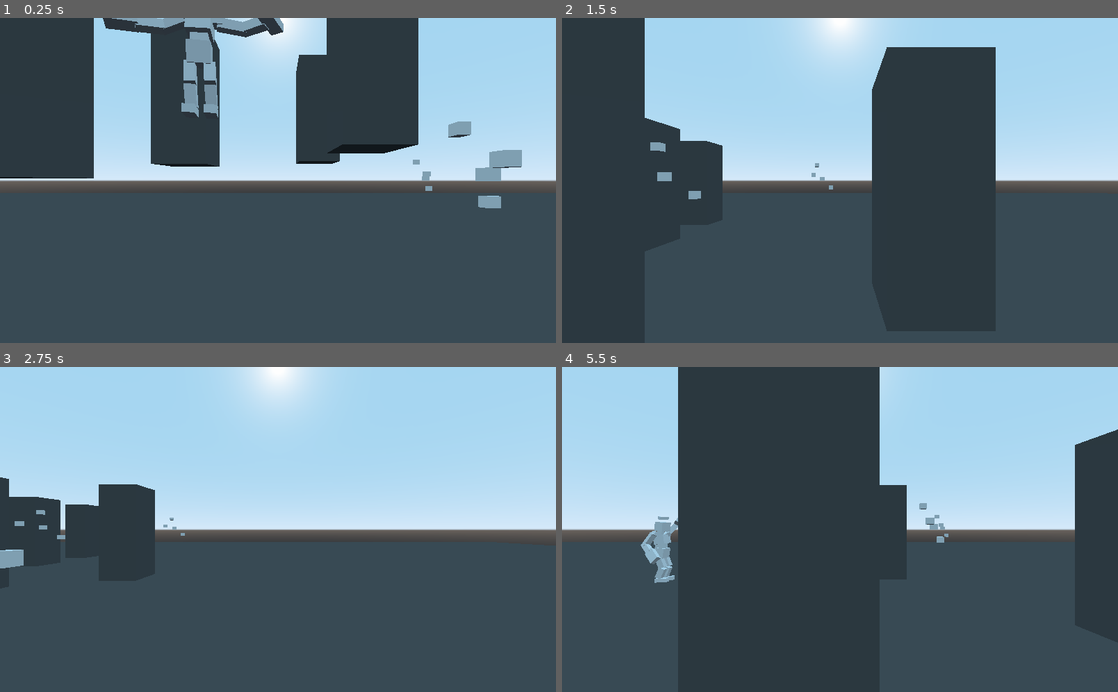
Above: before the commit, frames 1-4 (two rows, left to right).
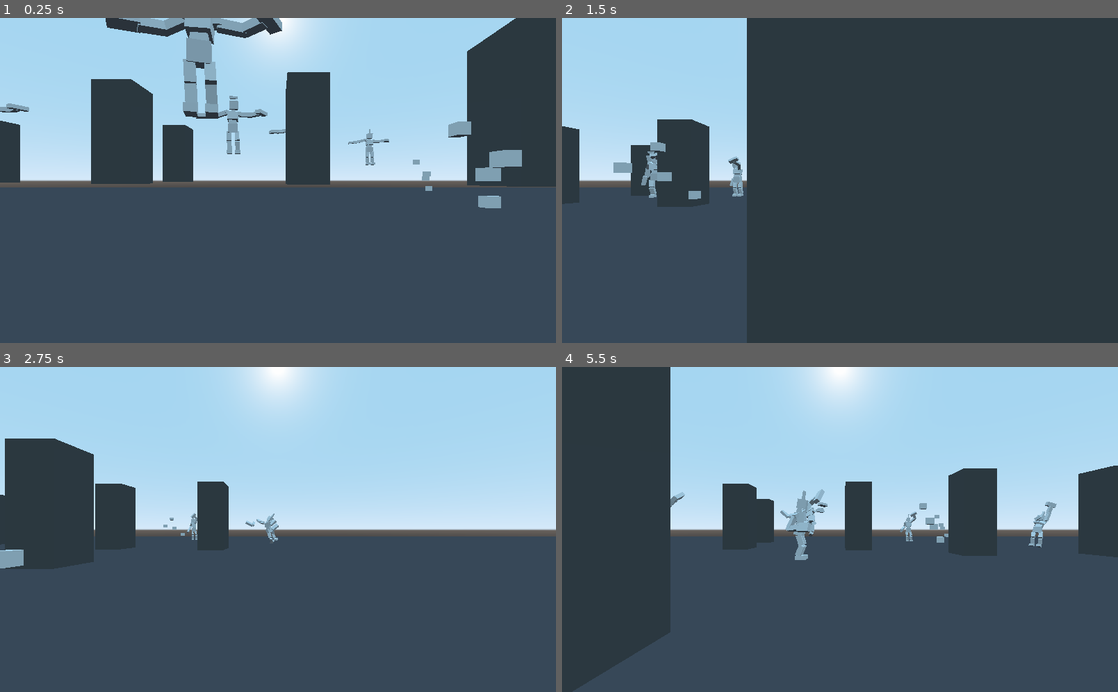
Above: after the commit, the same moments.

Repository: Schonn/GodotActiveRagdoll
Game: Godot game, scene res://Environments/BaseWorld.tscn
Two runs of this game, one before a commit and one after it. Both use one fixed random seed, a clock stepped at 60 frames per second and the inputs below.
Inputs (mouse positions are in pixels of both pictures, inside the frame that each line leads up to):
- Up to frame 1 (0.25 s): no input
- Up to frame 2 (1.5 s): move the mouse to (962, 164) at 0.52 s; hold D (gred_straferight) 0.53-1.28 s; hold Right mouse button (gred_playerpickup) 0.53-1.28 s; move the mouse to (728, 196) at 1.27 s; hold S (gred_backwards) from 1.28 s (still down); click (728, 196) at 1.35 s
- Up to frame 3 (2.75 s): move the mouse to (333, 458) at 2.02 s; release S (gred_backwards) at 2.03 s; hold D (gred_straferight) from 2.03 s (still down); hold Right mouse button (gred_playerpickup) from 2.03 s (still down)
- Up to frame 4 (5.5 s): move the mouse to (812, 594) at 2.77 s; release D (gred_straferight) at 2.78 s; release Right mouse button (gred_playerpickup) at 2.78 s; hold W (gred_forwards) 2.78-3.53 s; click (812, 594) at 2.85 s; move the mouse to (1006, 578) at 3.52 s; hold Right mouse button (gred_playerpickup) 3.53-4.28 s; hold A (gred_strafeleft) 3.53-5.03 s; move the mouse to (673, 480) at 4.27 s; click (673, 480) at 4.35 s; move the mouse to (867, 529) at 5.02 s; hold S (gred_backwards) from 5.03 s (still down); hold Right mouse button (gred_playerpickup) from 5.03 s (still down)

The runs differ from the first frame. In frame 1, 30% of the frame differs, in the area x 0-100%, y 0-54%; in frame 2, 34%; in frame 3, 5.6%; in frame 4, 49%, in the area x 0-100%, y 0-100%.
Error in both runs: Invalid call to function 'project_position' in base 'Camera'. Expected 2 arguments. (res://Objects/Characters/Player/Player.gd:37)

Commit message:
added physics audio triggering

Diff:
--- a/charactersim/Environments/BaseWorld.gd
+++ b/charactersim/Environments/BaseWorld.gd
@@ -5,6 +5,7 @@
 
 #iterator for comparing scene objects in chunks
 var sceneScanIterateCompare = null
+
 
 # initiate scene variables
 func _ready():
@@ -321,6 +322,7 @@
 	actionDefinition = responseDictionary[triggerPartName][emotionValue][randomActionNumber]
 	return [actionDefinition,triggerPartName,emotionValue,randomActionNumber]
 
+#set a specific response for the current scenario
 func _updateResponseAction(currentObject,focusSubTarget,responseDictionary,responseTypeName,emotionValue):
 	if(currentObject.focusSubTarget != null):
 		var actionDefinition = null #the action that will be chosen for this response type
@@ -356,10 +358,60 @@
 					settingsTargetPart.set_meta("lastMetaChangeName",settingsChangeName)
 					settingsTargetPart.set_meta("lastMetaChangeTrigger",responseTypeName + str(actionDefinition[1]) + str(actionDefinition[2]))
 
+#trigger collision sounds for an object depending on speed and collision state
+func _triggerPhysicsSounds(physicsObject,minimumMoveForGratingSound):
+	if(physicsObject.has_node("sounds_impact") or physicsObject.has_node("sounds_scraping")):
+		if not(physicsObject.has_meta("physSoundLastCollisionState")): #make collision sounds play once
+			physicsObject.set_meta("physSoundLastCollisionState",false)
+		if(physicsObject.is_contact_monitor_enabled() == false):
+			physicsObject.contacts_reported = 1
+			physicsObject.set_contact_monitor(true)
+	if(physicsObject.has_node("sounds_impact")):
+		if(len(physicsObject.get_colliding_bodies()) > 0 and physicsObject.get_meta("physSoundLastCollisionState") == false):
+			var audioPlayerObject = physicsObject.get_node("sounds_impact").get_children()[randi() % physicsObject.get_node("sounds_impact").get_children().size()]
+			audioPlayerObject.play()
+			physicsObject.set_meta("physSoundLastCollisionState",true)
+		elif(len(physicsObject.get_colliding_bodies()) == 0 and physicsObject.get_meta("physSoundLastCollisionState") == true):
+			physicsObject.set_meta("physSoundLastCollisionState",false)
+	if(physicsObject.has_node("sounds_scraping")):
+		if(len(physicsObject.get_colliding_bodies()) > 0 and
+			physicsObject.get_linear_velocity().x > minimumMoveForGratingSound or
+			physicsObject.get_linear_velocity().y > minimumMoveForGratingSound or
+			physicsObject.get_linear_velocity().z > minimumMoveForGratingSound):
+			var audioPlayerObject = physicsObject.get_node("sounds_scraping").get_children()[randi() % physicsObject.get_node("sounds_scraping").get_children().size()]
+			audioPlayerObject.play()
+
 # process scene
 func _physics_process(delta):
 	#object for performing comparisons
 	var currentCompareObject = self.get_children()[sceneScanIterate]
+
+#	#handle object collision audio
+#	var currentAudioRigidBody = null
+#	if(currentCompareObject.get_class() == "RigidBody"):
+#		currentAudioRigidBody = currentCompareObject
+#	elif(currentCompareObject.get_children() != []):
+		#todo: audio shortlists for iteration
+#		if not (currentCompareObject.has_meta("rigidBodyAudioIteration")):
+#			currentCompareObject.set_meta("rigidBodyAudioIteration",0)
+#		var subRigidBody = currentCompareObject.get_children()[currentCompareObject.get_meta("rigidBodyAudioIteration")]
+#		if(subRigidBody.get_class() == "RigidBody"):
+#			currentAudioRigidBody = subRigidBody
+#		if(currentCompareObject.get_meta("rigidBodyAudioIteration")+1 > (len(currentCompareObject.get_children())-1)):
+#			currentCompareObject.set_meta("rigidBodyAudioIteration",0)
+#		else:
+#			currentCompareObject.set_meta("rigidBodyAudioIteration",currentCompareObject.get_meta("rigidBodyAudioIteration")+1)
+#	if(currentAudioRigidBody != null):
+#		if not (currentAudioRigidBody.has_meta("previousCollisionState")):
+#			currentAudioRigidBody.set_meta("previousCollisionState",false)
+#		if(currentAudioRigidBody.is_contact_monitor_enabled() == false):
+#			currentAudioRigidBody.contacts_reported = 1
+#			currentAudioRigidBody.set_contact_monitor(true)
+#		if(currentAudioRigidBody.get_colliding_bodies() != [] and currentAudioRigidBody.get_meta("previousCollisionState") == false):
+#			print(currentAudioRigidBody.name + " is colliding with something")
+#			currentAudioRigidBody.set_meta("previousCollisionState",true)
+#		elif(currentAudioRigidBody.get_colliding_bodies() == [] and currentAudioRigidBody.get_meta("previousCollisionState") == true):
+#			currentAudioRigidBody.set_meta("previousCollisionState",false)
 
 	#second scan to compare scene objects
 	var randomSceneRangeMax = int(rand_range(1,50))
@@ -433,9 +485,10 @@
 						if("closeResponseActions" in currentObject):
 							self._updateResponseAction(currentObject,currentObject.focusSubTarget,currentObject.closeResponseActions,"closeResponse",currentObject.emotionValue)
 
-
-		#apply movements to nodes marked with specific meta tags for movement and rotation
-		if("movingPartList" in currentObject):
+		#collision sounds for simple objects
+		if not ("movingPartList" in currentObject and currentObject.get_class() != "RigidBody"):
+			self._triggerPhysicsSounds(currentObject,5)
+		elif("movingPartList" in currentObject):#apply movements to nodes marked with specific meta tags for movement and rotation
 			if not (currentObject.has_meta("isDefaultActionApplied")):
 				currentObject.set_meta("isDefaultActionApplied",false)
 			if(currentObject.get_meta("isDefaultActionApplied") == false):
@@ -445,6 +498,9 @@
 							actionPartArray[0].set_meta(metaTagLoadout[0],metaTagLoadout[1]) #load in meta tags
 				currentObject.set_meta("isDefaultActionApplied",true)
 			for movingPart in currentObject.movingPartList:
+				#physics audio handling
+				if(movingPart.get_class() == "RigidBody"):
+					self._triggerPhysicsSounds(movingPart,5)
 
 				#AIMING AND ROTATION METHODS
 
--- a/charactersim/Environments/BaseWorld.tscn
+++ b/charactersim/Environments/BaseWorld.tscn
@@ -1,7 +1,7 @@
 [gd_scene load_steps=11 format=2]
 
 [ext_resource path="res://Environments/BaseWorld.gd" type="Script" id=1]
-[ext_resource path="res://Configurations/MaterialTypes/highFriction.tres" type="PhysicsMaterial" id=2]
+[ext_resource path="res://Objects/Props/SimplePillar.tscn" type="PackedScene" id=2]
 [ext_resource path="res://Objects/Characters/Player/Player.tscn" type="PackedScene" id=3]
 [ext_resource path="res://Objects/Props/baseTarget.tscn" type="PackedScene" id=4]
 [ext_resource path="res://Objects/Characters/BaseCharacter/baseCharacter.tscn" type="PackedScene" id=5]
@@ -10,8 +10,8 @@
 
 [sub_resource type="CubeMesh" id=2]
 
-[sub_resource type="VisualShaderNodeColorOp" id=3]
-default_input_values = [ 0, Vector3( 0.1, 0.1, 0.1 ), 1, Vector3( 0, 0, 0 ) ]
+[sub_resource type="VisualShaderNodeColorConstant" id=3]
+constant = Color( 0.0953026, 0.0948486, 0.109375, 1 )
 
 [sub_resource type="VisualShader" id=4]
 code = "shader_type spatial;
@@ -24,14 +24,14 @@
 }
 
 void fragment() {
-// ColorOp:3
-	vec3 n_in3p0 = vec3(0.10000,0.10000,0.10000);
-	vec3 n_in3p1 = vec3(0.00000,0.00000,0.00000);
-	vec3 n_out3p0;
-	n_out3p0=vec3(1.0)-(vec3(1.0)-n_in3p0)*(vec3(1.0)-n_in3p1);
+// Color:2
+	vec3 n_out2p0;
+	float n_out2p1;
+	n_out2p0 = vec3(0.095303,0.094849,0.109375);
+	n_out2p1 = 1.000000;
 
 // Output:0
-	ALBEDO = n_out3p0;
+	ALBEDO = n_out2p0;
 
 }
 
@@ -40,11 +40,10 @@
 
 }
 "
-graph_offset = Vector2( 0, 88 )
-nodes/fragment/0/position = Vector2( 600, 120 )
-nodes/fragment/3/node = SubResource( 3 )
-nodes/fragment/3/position = Vector2( 40, 160 )
-nodes/fragment/connections = PoolIntArray( 3, 0, 0, 0 )
+graph_offset = Vector2( -165, 75 )
+nodes/fragment/2/node = SubResource( 3 )
+nodes/fragment/2/position = Vector2( 60, 140 )
+nodes/fragment/connections = PoolIntArray( 2, 0, 0, 0 )
 
 [sub_resource type="ShaderMaterial" id=5]
 shader = SubResource( 4 )
@@ -52,110 +51,31 @@
 [node name="world" type="Spatial"]
 script = ExtResource( 1 )
 
-[node name="RigidBody" type="RigidBody" parent="."]
-editor/display_folded = true
-transform = Transform( 4.23799, 0, 0, 0, 0.147969, 0, 0, 0, 4.23799, 0, -1.53643, 0 )
-mode = 1
-physics_material_override = ExtResource( 2 )
+[node name="SimplePillar" parent="." instance=ExtResource( 2 )]
 
-[node name="CollisionShape" type="CollisionShape" parent="RigidBody"]
-transform = Transform( 31.9801, 0, 0, 0, 1, 0, 0, 0, 31.9801, 0, 0, 0 )
-shape = SubResource( 1 )
+[node name="SimplePillar2" parent="." instance=ExtResource( 2 )]
+transform = Transform( 1, 0, 0, 0, 1, 0, 0, 0, 1, -20.9271, 9.33451, -33.8511 )
 
-[node name="MeshInstance" type="MeshInstance" parent="RigidBody/CollisionShape"]
-mesh = SubResource( 2 )
-material/0 = SubResource( 5 )
+[node name="SimplePillar3" parent="." instance=ExtResource( 2 )]
+transform = Transform( 1, 0, 0, 0, 1, 0, 0, 0, 1, 14.5781, 9.26488, -5.90256 )
 
-[node name="RigidBody2" type="RigidBody" parent="."]
-editor/display_folded = true
-transform = Transform( 1, 0, 0, 0, 1, 0, 0, 0, 1, -11.5753, 9.74013, 2.69809 )
-mass = 20.4082
+[node name="SimplePillar4" parent="." instance=ExtResource( 2 )]
+transform = Transform( 1, 0, 0, 0, 1, 0, 0, 0, 1, 0.767746, 9.28361, -13.3204 )
 
-[node name="CollisionShape" type="CollisionShape" parent="RigidBody2"]
-transform = Transform( 1.98485, 0, 0, 0, 5.20492, -1.49012e-08, 0, 0, 1.98485, 0, 0, 0 )
-shape = SubResource( 1 )
+[node name="SimplePillar5" parent="." instance=ExtResource( 2 )]
+transform = Transform( 1, 0, 0, 0, 1, 0, 0, 0, 1, -30.0815, 9.238, 6.26099 )
 
-[node name="MeshInstance" type="MeshInstance" parent="RigidBody2/CollisionShape"]
-mesh = SubResource( 2 )
-material/0 = SubResource( 5 )
+[node name="SimplePillar6" parent="." instance=ExtResource( 2 )]
+transform = Transform( 1, 0, 0, 0, 1, 0, 0, 0, 1, -9.25402, 9.20705, 18.5635 )
 
-[node name="RigidBody3" type="RigidBody" parent="."]
-editor/display_folded = true
-transform = Transform( 1, 0, 0, 0, 1, 0, 0, 0, 1, -9.27611, 10.858, -8.56378 )
-mass = 20.4082
+[node name="SimplePillar7" parent="." instance=ExtResource( 2 )]
+transform = Transform( 1, 0, 0, 0, 1, 0, 0, 0, 1, 21.5682, 9.22089, 12.1132 )
 
-[node name="CollisionShape" type="CollisionShape" parent="RigidBody3"]
-transform = Transform( 1.98485, 0, 0, 0, 5.20492, -1.49012e-08, 0, 0, 1.98485, 0, 0, 0 )
-shape = SubResource( 1 )
+[node name="SimplePillar8" parent="." instance=ExtResource( 2 )]
+transform = Transform( 1, 0, 0, 0, 1, 0, 0, 0, 1, 31.1019, 9.26121, -4.77718 )
 
-[node name="MeshInstance" type="MeshInstance" parent="RigidBody3/CollisionShape"]
-mesh = SubResource( 2 )
-material/0 = SubResource( 5 )
-
-[node name="RigidBody4" type="RigidBody" parent="."]
-editor/display_folded = true
-transform = Transform( 1, 0, 0, 0, 1, 0, 0, 0, 1, 1.95795, 11.522, -14.5191 )
-mass = 20.4082
-
-[node name="CollisionShape" type="CollisionShape" parent="RigidBody4"]
-transform = Transform( 1.98485, 0, 0, 0, 5.20492, -1.49012e-08, 0, 0, 1.98485, 0, 0, 0 )
-shape = SubResource( 1 )
-
-[node name="MeshInstance" type="MeshInstance" parent="RigidBody4/CollisionShape"]
-mesh = SubResource( 2 )
-material/0 = SubResource( 5 )
-
-[node name="RigidBody5" type="RigidBody" parent="."]
-editor/display_folded = true
-transform = Transform( 1, 0, 0, 0, 1, 0, 0, 0, 1, 13.4507, 11.5183, 12.2262 )
-mass = 20.4082
-
-[node name="CollisionShape" type="CollisionShape" parent="RigidBody5"]
-transform = Transform( 1.98485, 0, 0, 0, 5.20492, -1.49012e-08, 0, 0, 1.98485, 0, 0, 0 )
-shape = SubResource( 1 )
-
-[node name="MeshInstance" type="MeshInstance" parent="RigidBody5/CollisionShape"]
-mesh = SubResource( 2 )
-material/0 = SubResource( 5 )
-
-[node name="RigidBody6" type="RigidBody" parent="."]
-editor/display_folded = true
-transform = Transform( 1, 0, 0, 0, 1, 0, 0, 0, 1, 24.1161, 11.5194, 5.68041 )
-mass = 20.4082
-
-[node name="CollisionShape" type="CollisionShape" parent="RigidBody6"]
-transform = Transform( 1.98485, 0, 0, 0, 5.20492, -1.49012e-08, 0, 0, 1.98485, 0, 0, 0 )
-shape = SubResource( 1 )
-
-[node name="MeshInstance" type="MeshInstance" parent="RigidBody6/CollisionShape"]
-mesh = SubResource( 2 )
-material/0 = SubResource( 5 )
-
-[node name="RigidBody7" type="RigidBody" parent="."]
-editor/display_folded = true
-transform = Transform( 1, 0, 0, 0, 1, 0, 0, 0, 1, -3.29186, 11.5173, 17.1006 )
-mass = 20.4082
-
-[node name="CollisionShape" type="CollisionShape" parent="RigidBody7"]
-transform = Transform( 1.98485, 0, 0, 0, 5.20492, -1.49012e-08, 0, 0, 1.98485, 0, 0, 0 )
-shape = SubResource( 1 )
-
-[node name="MeshInstance" type="MeshInstance" parent="RigidBody7/CollisionShape"]
-mesh = SubResource( 2 )
-material/0 = SubResource( 5 )
-
-[node name="RigidBody8" type="RigidBody" parent="."]
-editor/display_folded = true
-transform = Transform( 1, 0, 0, 0, 1, 0, 0, 0, 1, 3.25014, 11.5236, -3.94286 )
-mass = 20.4082
-
-[node name="CollisionShape" type="CollisionShape" parent="RigidBody8"]
-transform = Transform( 1.98485, 0, 0, 0, 5.20492, -1.49012e-08, 0, 0, 1.98485, 0, 0, 0 )
-shape = SubResource( 1 )
-
-[node name="MeshInstance" type="MeshInstance" parent="RigidBody8/CollisionShape"]
-mesh = SubResource( 2 )
-material/0 = SubResource( 5 )
+[node name="SimplePillar9" parent="." instance=ExtResource( 2 )]
+transform = Transform( 1, 0, 0, 0, 1, 0, 0, 0, 1, -18.6281, 9.2885, -14.8831 )
 
 [node name="Player" parent="." instance=ExtResource( 3 )]
 transform = Transform( 1, 0, 0, 0, 1, 0, 0, 0, 1, -2.08966, 4.13816, 10.1568 )
@@ -175,5 +95,39 @@
 [node name="BaseCharacter" parent="." instance=ExtResource( 5 )]
 transform = Transform( 1, 0, 0, 0, 1, 0, 0, 0, 1, -5.9765, 12.8499, -1.3488 )
 
+[node name="BaseCharacter3" parent="." instance=ExtResource( 5 )]
+transform = Transform( 1, 0, 0, 0, 1, 0, 0, 0, 1, -7.5545, 12.8858, -17.9281 )
+
+[node name="BaseCharacter4" parent="." instance=ExtResource( 5 )]
+transform = Transform( 1, 0, 0, 0, 1, 0, 0, 0, 1, 16.7839, 12.9061, -37.6131 )
+
+[node name="BaseCharacter5" parent="." instance=ExtResource( 5 )]
+transform = Transform( 1, 0, 0, 0, 1, 0, 0, 0, 1, 37.8704, 12.8451, -16.9594 )
+
+[node name="BaseCharacter6" parent="." instance=ExtResource( 5 )]
+transform = Transform( 1, 0, 0, 0, 1, 0, 0, 0, 1, 0.908199, 12.8979, -27.1918 )
+
+[node name="BaseCharacter7" parent="." instance=ExtResource( 5 )]
+transform = Transform( 1, 0, 0, 0, 1, 0, 0, 0, 1, -34.941, 12.9048, -15.8825 )
+
+[node name="BaseCharacter8" parent="." instance=ExtResource( 5 )]
+transform = Transform( 1, 0, 0, 0, 1, 0, 0, 0, 1, -38.5415, 12.8214, 25.636 )
+
+[node name="BaseCharacter9" parent="." instance=ExtResource( 5 )]
+transform = Transform( 1, 0, 0, 0, 1, 0, 0, 0, 1, 13.7811, 12.7821, 23.1674 )
+
 [node name="BaseCharacter2" parent="." instance=ExtResource( 5 )]
 transform = Transform( 1, 0, 0, 0, 1, 0, 0, 0, 1, -21.4407, 12.8499, -1.3488 )
+
+[node name="Ground" type="RigidBody" parent="."]
+editor/display_folded = true
+mode = 1
+
+[node name="CollisionShape" type="CollisionShape" parent="Ground"]
+editor/display_folded = true
+transform = Transform( 302.513, 0, 0, 0, 1, 0, 0, 0, 302.513, 0, 0, 0 )
+shape = SubResource( 1 )
+
+[node name="MeshInstance" type="MeshInstance" parent="Ground/CollisionShape"]
+mesh = SubResource( 2 )
+material/0 = SubResource( 5 )
